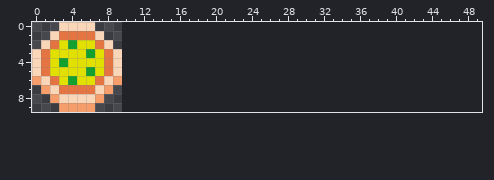
Two versions of one pixel-art sprite, sprites/veggie_pizza_small.png. Above: the version before the commit.
The file is 10x10 pixels. The old version is drawn lined up with the new one, on the new canvas.
After:
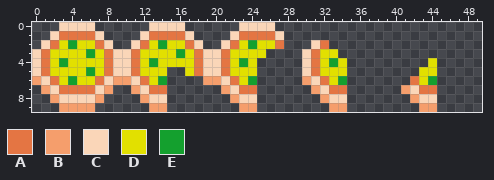
Palette (. is transparent): A #e47543  B #f59e6c  C #fad6b8  D #e2e000  E #14a02e
From the commit log: animated pizzas
Difference:
{"change": "canvas 10x10 -> 50x10"}
{"y":0,"x":13,"old":"....","new":"CCCC"}
{"y":0,"x":23,"old":"....","new":"CCCC"}
{"y":1,"x":12,"old":"......","new":"CAAAAC"}
{"y":1,"x":22,"old":"......","new":"CAAAAC"}
{"y":2,"x":11,"old":"........","new":"CADEDDAC"}
{"y":2,"x":21,"old":".......","new":"CADEDDA"}
{"y":2,"x":31,"old":"..","new":"CA"}
{"y":3,"x":10,"old":"................","new":"CADDDDEDACCADDDD"}
{"y":3,"x":30,"old":"....","new":"CADD"}
{"y":4,"x":10,"old":"...............","new":"CADEDDDDACCADED"}
{"y":4,"x":30,"old":".....","new":"CADED"}
{"y":4,"x":44,"old":".","new":"D"}
{"y":5,"x":10,"old":".....","new":"CADDD"}
{"y":5,"x":17,"old":"........","new":"DACCADDD"}
{"y":5,"x":30,"old":".....","new":"CADDD"}
{"y":5,"x":43,"old":"..","new":"DD"}
{"y":6,"x":10,"old":".....","new":"BCADE"}
{"y":6,"x":19,"old":"......","new":"BBCADE"}
{"y":6,"x":30,"old":".....","new":"BCADE"}
{"y":6,"x":42,"old":"...","new":"ADE"}
{"y":7,"x":11,"old":"....","new":"BCAA"}
{"y":7,"x":21,"old":"....","new":"BCAA"}
{"y":7,"x":31,"old":"....","new":"BCAA"}
{"y":7,"x":41,"old":"....","new":"BCAA"}
{"y":8,"x":12,"old":"...","new":"BCC"}
{"y":8,"x":22,"old":"...","new":"BCC"}
{"y":8,"x":32,"old":"...","new":"BCC"}
{"y":8,"x":42,"old":"...","new":"BCC"}
{"y":9,"x":13,"old":"..","new":"BB"}
{"y":9,"x":23,"old":"..","new":"BB"}
{"y":9,"x":33,"old":"..","new":"BB"}
{"y":9,"x":43,"old":"..","new":"BB"}
